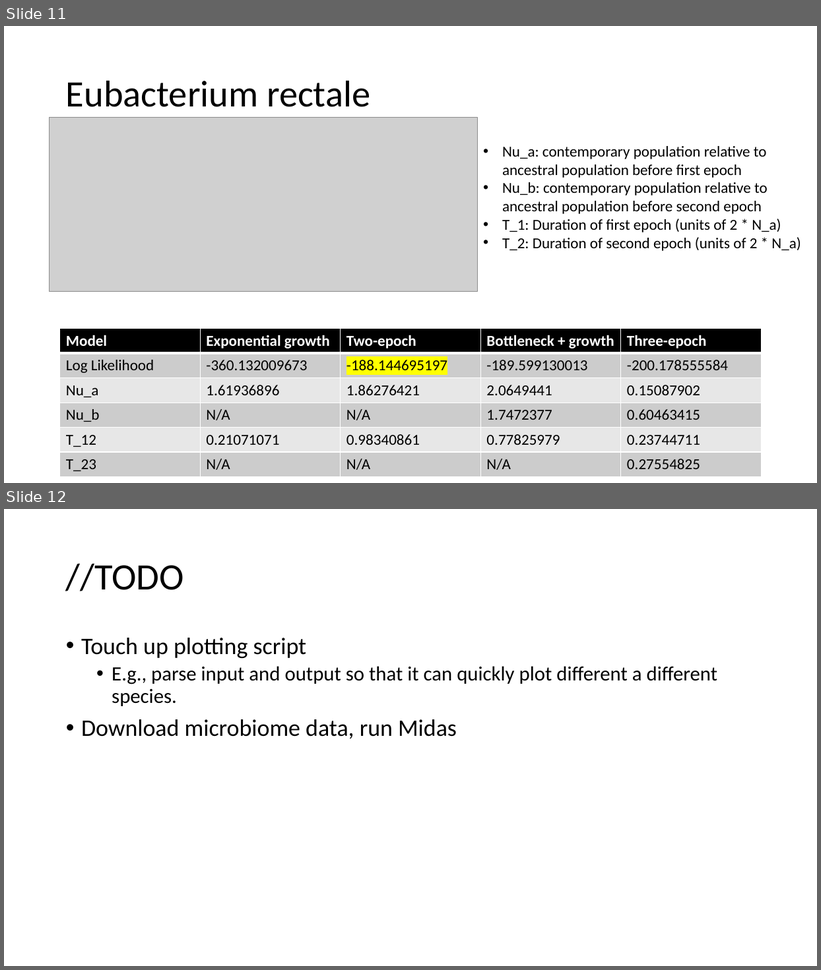
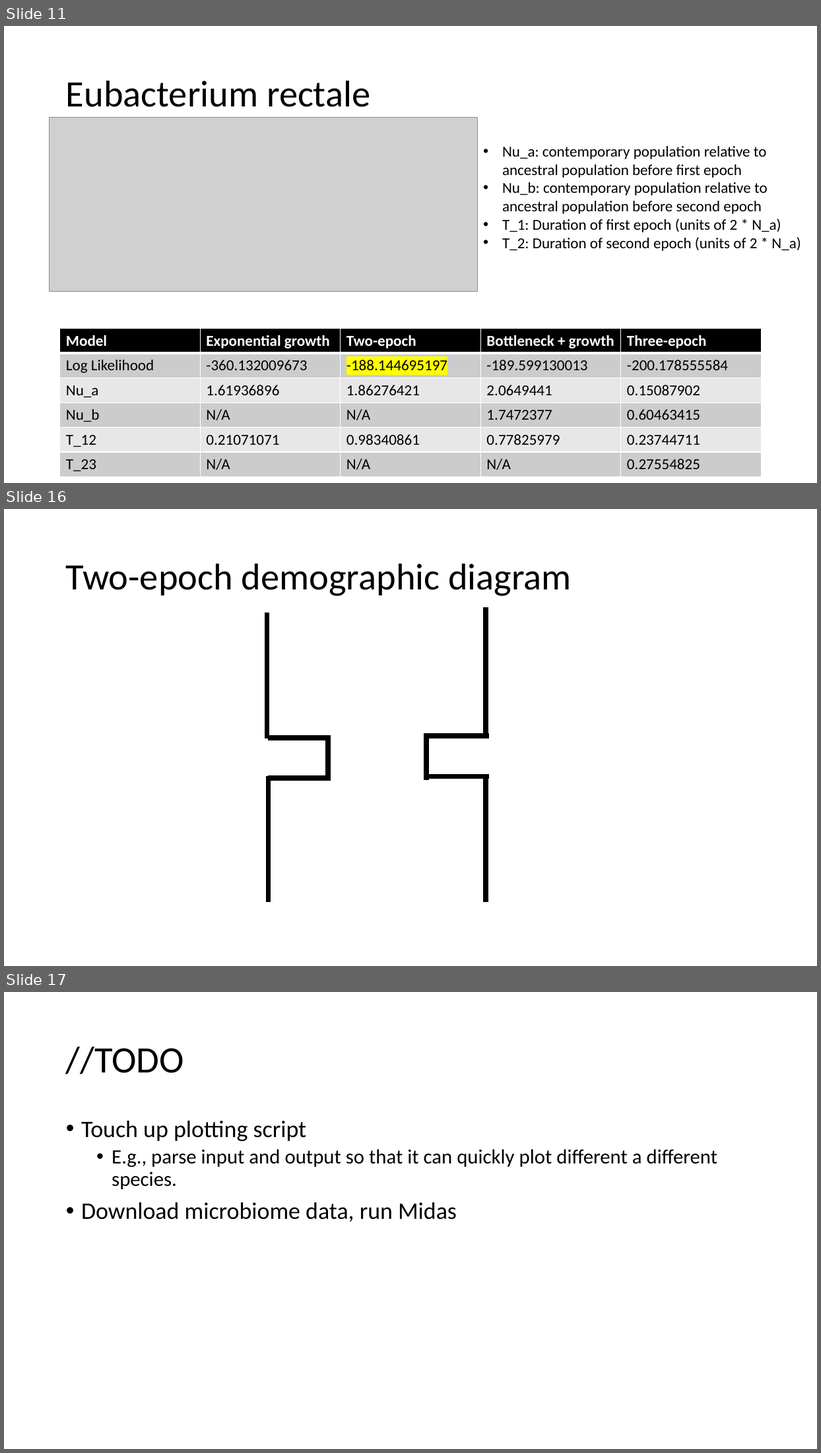
Before and after one commit to jon-mah/demo_for_ccgb, a slide deck: Summary/20210118_demo_for_ccgb_rotation_update.pptx. Shown one above the other, each under a label of ours: slides 11 and 12 before the commit, slides 11, 16 and 17 after it; the slides between them are not shown. The pictures are 821x970 and 821x1453 pixels, drawn with LibreOffice and Linux fonts; fonts in the diff are those of the drawing; grey boxes stand for pictures. Boxes give left, top, right and bottom in pixels: in the first picture for what was removed or moved away, otherwise in the second. Text is boxed around its words. In the diff, an @@ line names an element or a change of style, - is before the commit and + after.

```diff
--- a/Summary/20210118_demo_for_ccgb_rotation_update.pptx
+++ b/Summary/20210118_demo_for_ccgb_rotation_update.pptx
@@ slide 16 added at box(4, 509, 817, 966), background #FFFFFF @@
@@ title added at box(66, 563, 572, 596), 44 pt, text #000000 @@
+Two-epoch demographic diagram
@@ line added from (267, 613) to (267, 739), #000000 6 pt @@
@@ line added from (486, 608) to (486, 733), #000000 6 pt @@
@@ line added from (268, 738) to (331, 738), #000000 6 pt @@
@@ line added from (328, 739) to (328, 780), #000000 6 pt @@
@@ line added from (426, 736) to (489, 736), #000000 6 pt @@
@@ line added from (426, 733) to (426, 780), #000000 6 pt @@
@@ line added from (268, 779) to (331, 779), #000000 6 pt @@
@@ line added from (268, 777) to (268, 902), #000000 6 pt @@
@@ line added from (426, 777) to (489, 777), #000000 6 pt @@
@@ line added from (486, 777) to (486, 902), #000000 6 pt @@
@@ what was slide 12 is now slide 17 @@
```
Also in this commit, not shown: 1 slide changed, 4 other slides added, 2 other files.
